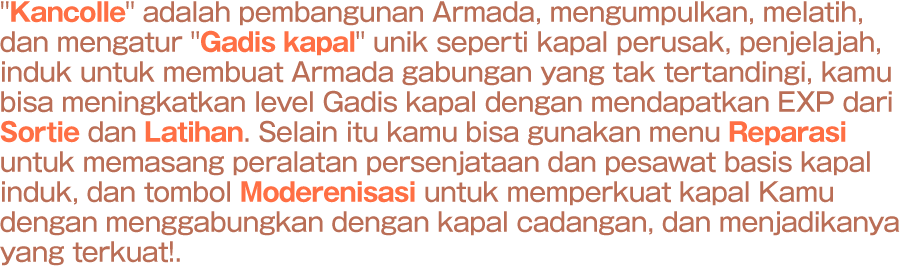
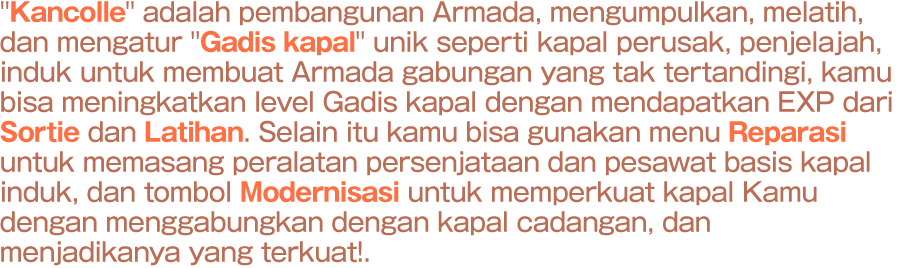
Layer changes from the first w=913, h=268 image to the second:
painted on "'Kancolle' adalah pembangunan Armada, mengumpulkan, melatih, da" over [0, 2, 900, 266]
